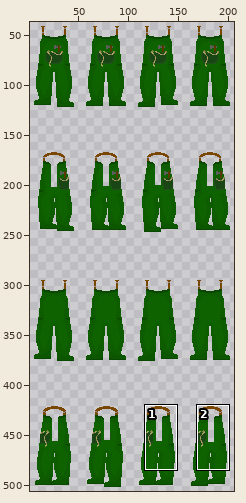
A sprite sheet gets an edit: assets/playerCustom/clothingOver/dredgersGreen.png. The picture above shows the old version from afar; the outline marks the close-up.
Close-up. Before the commit:
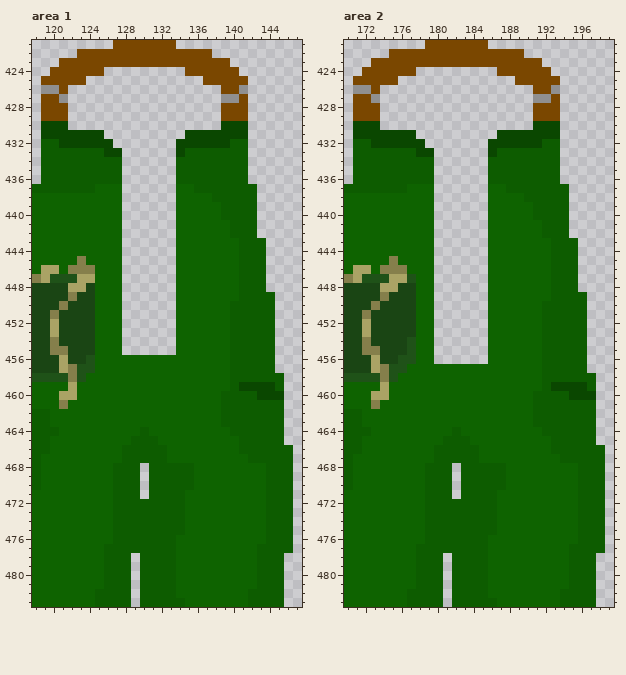
The file is 208x508 pixels. Shown: area 1: x 118..147, y 421..483; area 2: x 170..199, y 421..483. The wide view leaves out empty margins. The commit also changed other parts of the picture, which this record leaves out.
And afterwards:
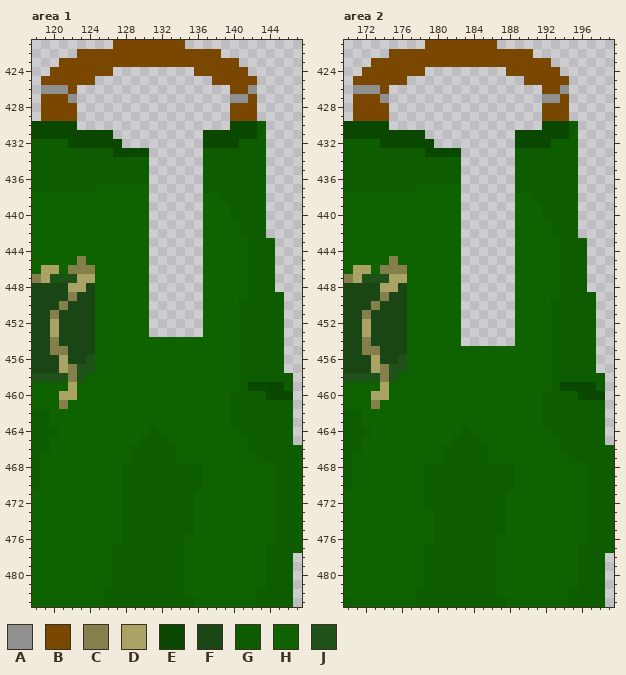
Palette (. is transparent): A #909090  B #7a4700  C #857f4b  D #aaa365  E #0a4700  F #1a4514  G #0d5c00  H #0e6300  J #1f5218
What changed:
Changed rows in their new state; - is an unchanged pixel.
Area 1:
first column x 118:
421 ----------------B-------------
422 --------------------B---------
423 ----------------------B-------
424 --------B--------.-----B------
425 ------B------------.----B-----
426 ---AB----------------.-BA-----
427 ---BA----------------.-AB-----
428 ----B----------------.--B-----
429 ----B----------------.--B-----
430 E---E----------------.--EG----
431 E-------E--------..-----EG----
432 G--G-----E------...---E-GG----
433 G-------G-EEE---...-----GG----
434 G---------GGG---...-----GG----
435 G---------GGG---...-----GG----
436 G---------GGG---...-----GG----
437 ----------HHH---...------G----
438 ----------HHH---...-H----G----
439 ----------HHH---...--H---G----
440 ----------HHH---...--H---G----
441 ----------HHH---...---H--G----
442 ----------HHH---...---H--G----
443 ----------HHH---...----H--G---
444 ----------HHH---...----H--G---
445 ----------HHH---...----H--G---
446 ----------HHH---...----H--G---
447 ----------HHH---...----H--G---
448 ----------HHH---...----H--G---
449 ----------HHH---...----H---G--
450 ----------HHH---...---H----G--
451 ----------HHH---...---H----G--
452 ----------HHH---...---H----G--
453 ----------HHH---...---H----G--
454 ----------HHHHHH------H----G--
455 ----------HHHHHH------H----G--
456 ----------------------H----G--
457 ----------------------H----G--
458 ----------------------H-----G-
459 ----------------------HG---EG-
460 ---------------------H---G--E-
461 ---------------------H------G-
462 ---------------------H------G-
463 ---------------------H------G-
464 ------------HG--------H-----G-
465 -----------H--G--------H----G-
466 ----------H----G-------H-----G
467 ----------H----G--------H----G
468 ---------H--G-----G-------H--G
469 ---------H--G-----G-------H--G
470 ---------H--G-----G-------H--G
471 ---------H--G----G--------H--G
472 ---------H-------G--------H--G
473 ---------H-------G--------H--G
474 ---------H-------G--------H--G
475 ---------H-------G--------H--G
476 ---------H------G---------H--G
477 --------H-------G--------H---G
478 --------H--G----G--------H--G-
479 --------H--G----G--------H--G-
480 --------H--G----G--------H--G-
481 --------H--G----G--------H--G-
482 -------H---G----G-------H---G-
483 -------H---G-----G------H---G-
Area 2:
first column x 170:
421 ----------------B-------------
422 --------------------B---------
423 ----------------------B-------
424 --------B--------.-----B------
425 ------B------------.----B-----
426 ---AB----------------.-BA-----
427 ---BA----------------.-AB-----
428 ----B----------------.--B-----
429 ----B----------------.--B-----
430 E---E----------------.--EG----
431 E-------E--------..-----EG----
432 G--G-----E------...---E-GG----
433 G-------G-EEE---...-----GG----
434 G---------GGG---...-----GG----
435 G---------GGG---...-----GG----
436 G---------GGG---...-----GG----
437 -------G--HHH---...------G----
438 ----------HHH---...-H----G----
439 ----------HHH---...--H---G----
440 ----------HHH---...--H---G----
441 ----------HHH---...---H--G----
442 ----------HHH---...---H--G----
443 ----------HHH---...----H--G---
444 ----------HHH---...----H--G---
445 ----------HHH---...----H--G---
446 ----------HHH---...----H--G---
447 -------H--HHH---...----H--G---
448 -------H--HHH---...----H--G---
449 -------H--HHH---...----H---G--
450 -------H--HHH---...---H----G--
451 -------H--HHH---...---H----G--
452 -------H--HHH---...---H----G--
453 -------H--HHH---...---H----G--
454 -------H--HHH---...---H----G--
455 -------H--HHHHHH------H----G--
456 -------H--HHHHHH------H----G--
457 ----------------------H----G--
458 ----------------------H-----G-
459 ----------------------HG---EG-
460 ---------------------H---G--E-
461 ---------------------H------G-
462 ---------------------H------G-
463 ---------------------H------G-
464 ------------HG--------H-----G-
465 -----------H--G--------H----G-
466 ----------H----G-------H-----G
467 ----------H----G--------H----G
468 ------------G-----G-------H--G
469 ------------G-----G-------H--G
470 ------------G-----G-------H--G
471 ------------G----G--------H--G
472 -----------------G--------H--G
473 ---------H-------G--------H--G
474 ---------H-------G--------H--G
475 ---------H-------G--------H--G
476 ---------H------G---------H--G
477 --------H-------G--------H---G
478 --------H--G----G--------H--G-
479 --------H--G----G--------H--G-
480 --------H--G----G--------H--G-
481 --------H--G----G--------H--G-
482 -------H---G----G-------H---G-
483 G------H---G-----G------H---G-
Boxes around the changes in both close-ups, in picture pixels (x1, y1, x2, y2):
changed: (32, 40, 302, 607)
changed: (344, 40, 614, 607)
